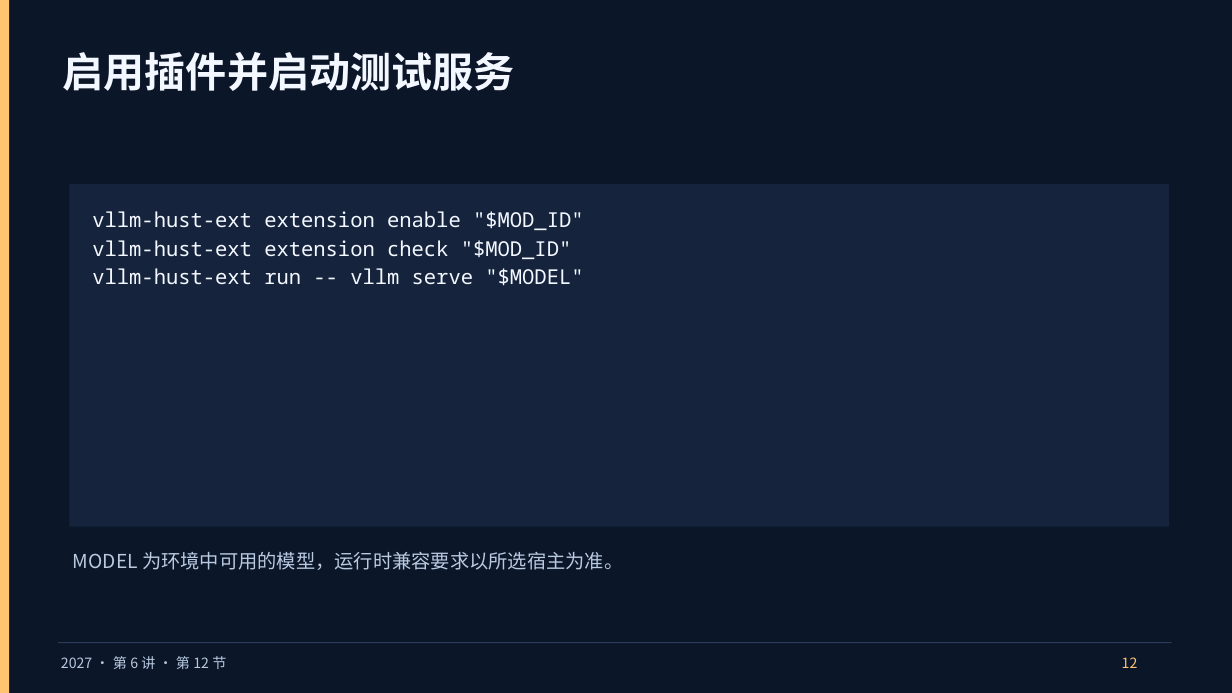
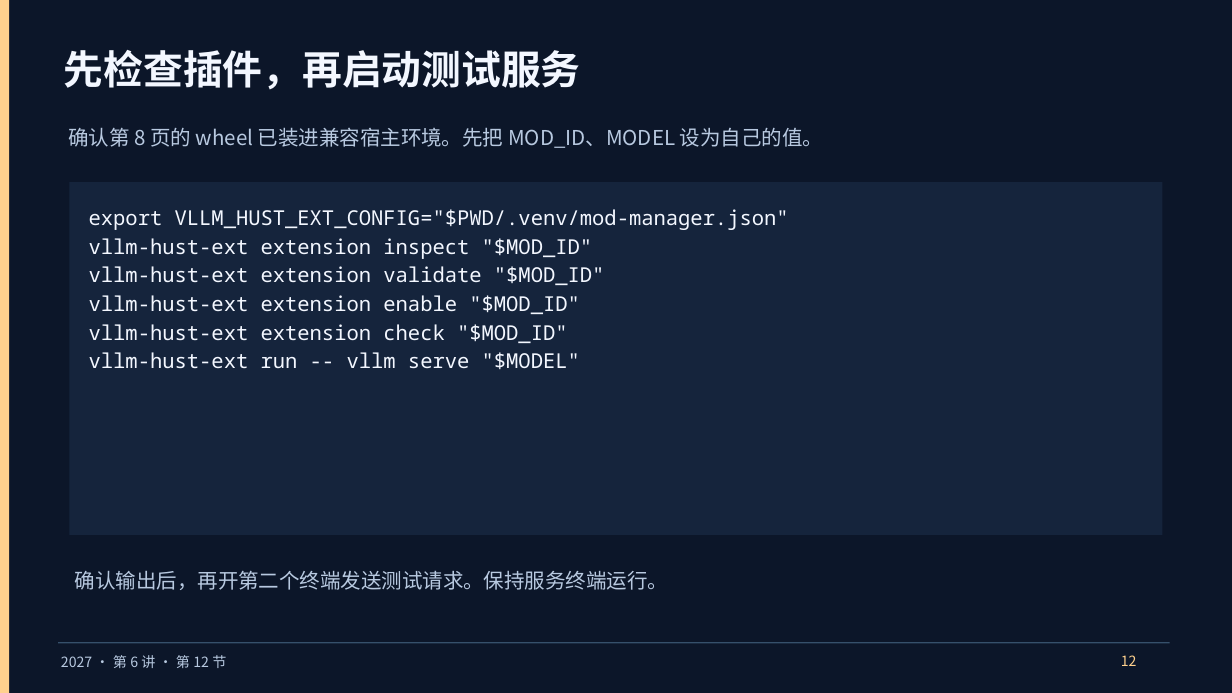
Before and after one commit to vLLM-HUST/intro-to-llm-inference-engines, a slide deck: slide 12 of build/slides/2027/lectures-8-pptx/第06讲_MOD打包与宿主联调.pptx. Drawn at 1232x693 pixels with LibreOffice and Linux fonts; fonts in the diff are those of the drawing. Boxes give left, top, right and bottom in pixels: in the first picture for what was removed or moved away, otherwise in the second. Text is boxed around its words. In the diff, an @@ line names an element or a change of style, - is before the commit and + after.

```diff
--- a/build/slides/2027/lectures-8-pptx/第06讲_MOD打包与宿主联调.pptx
+++ b/build/slides/2027/lectures-8-pptx/第06讲_MOD打包与宿主联调.pptx
@@ rectangle at <box>0,0,9,693</box>: fill #FFC470 to #FFD18D @@
@@ text at <box>64,50,581,89</box>: text changed; size 32 to 31 pt @@
-启用插件并启动测试服务
+先检查插件，再启动测试服务
@@ text added at <box>68,127,823,148</box>, 16 pt, text #B8C9E0 @@
+确认第 8 页的 wheel 已装进兼容宿主环境。先把 MOD_ID、MODEL 设为自己的值。
@@ rectangle: place and size @@
-rectangle at <box>69,184,1169,527</box>
+rectangle at <box>69,182,1163,535</box>
@@ text at <box>89,209,789,285</box>: paragraphs added @@
+export VLLM_HUST_EXT_CONFIG="$PWD/.venv/mod-manager.json"
+vllm-hust-ext extension inspect "$MOD_ID"
+vllm-hust-ext extension validate "$MOD_ID"
@@ text removed at <box>73,552,623,570</box> @@
-MODEL 为环境中可用的模型，运行时兼容要求以所选宿主为准。
@@ text added at <box>75,570,668,590</box>, 16 pt, text #B8C9E0 @@
+确认输出后，再开第二个终端发送测试请求。保持服务终端运行。
@@ rectangle at <box>58,642,1170,643</box>: fill #2A3C58 to #36506B @@
@@ text "12" at <box>1121,655,1137,666</box>: text colour #FFC470 to #FFD18D; line spacing 1.16 to 1.1 @@
```
Also in this commit, not shown: 5 other slides changed, 1 slide added, 1 slide removed, 10 other files.
